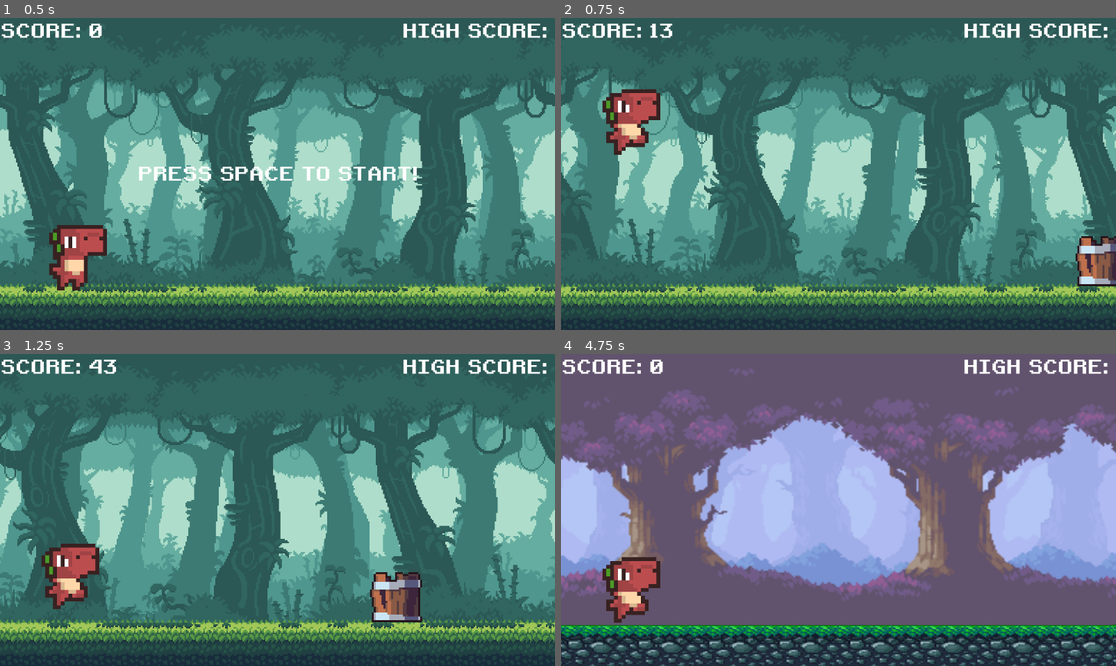
Above: before the commit, frames 1-4 (two rows, left to right).
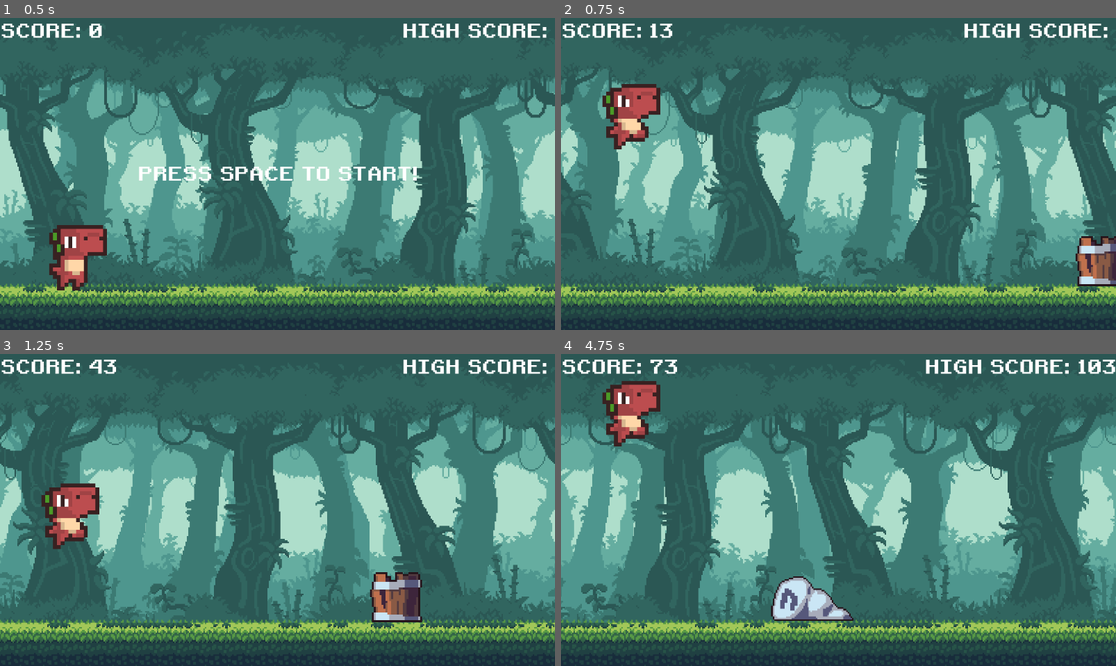
Above: after the commit, the same moments.

Repository: teachermanjeff/redplatformer2025
Game: Godot game, scene res://scenes/main.tscn
The game is run twice, just before and just after one commit, with the same random seed, the same clock (stepped at 60 frames per second) and the same inputs.
Inputs (mouse positions are in pixels of both pictures, inside the frame that each line leads up to):
- Up to frame 1 (0.5 s): no input
- Up to frame 2 (0.75 s): tap Space (jump) at 0.5 s; hold Space (jump) from 0.53 s (still down)
- Up to frame 3 (1.25 s): keep holding Space (jump)
- Up to frame 4 (4.75 s): release Space (jump) at 1.28 s; tap Space (jump) at 1.35, 1.52, 1.82, 3.5, 3.6, 3.77, 4.07 s; hold Down (ui_down) 2.03-2.75 s; hold Space (jump) 2.03-2.75 s; click (838, 510) at 2.75 s, where only the run after the commit has a clickable "RESTART"; hold Space (jump) from 4.28 s (still down)

Frame 1 is identical in both runs. In frame 2, 1.1% of the frame differs, in the area x 7-18%, y 21-44%; in frame 3, 3.1%; in frame 4, 95%, in the area x 0-100%, y 0-100%.

Commit message:
new touch screen
I have made another touch screen for the ducking screen so that there are two bottuns for two different actions

Diff:
--- a/project.godot
+++ b/project.godot
@@ -26,6 +26,11 @@
 "events": [Object(InputEventKey,"resource_local_to_scene":false,"resource_name":"","device":0,"window_id":0,"alt_presse …(189 unchanged characters)…
 ]
 }
+duck={
+"deadzone": 0.2,
+"events": [Object(InputEventKey,"resource_local_to_scene":false,"resource_name":"","device":0,"window_id":0,"alt_pressed":false,"shift_pressed":false,"ctrl_pressed":false,"meta_pressed":false,"pressed":false,"keycode":0,"physical_keycode":4194322,"key_label":0,"unicode":0,"location":0,"echo":false,"script":null)
+]
+}
 
 [input_devices]
 
--- a/scenes/bird.tscn
+++ b/scenes/bird.tscn
@@ -57,9 +57,9 @@
 autoplay = "flying"
 
 [node name="CollisionShape2D" type="CollisionShape2D" parent="."]
-position = Vector2(-40, -10)
+position = Vector2(-39, 1)
 shape = SubResource("RectangleShape2D_fqt42")
 
 [node name="CollisionShape2D2" type="CollisionShape2D" parent="."]
-position = Vector2(16, -20)
+position = Vector2(20, 10)
 shape = SubResource("CapsuleShape2D_s8m3f")
--- a/scenes/dino.gd
+++ b/scenes/dino.gd
@@ -1,6 +1,6 @@
 extends CharacterBody2D
 
-const GRAVITY : int = 5000
+const GRAVITY : int = 4500
 const JUMP_SPEED : int = -1800
 
 # Called every frame. 'delta' is the elapsed time since the previous frame.
@@ -14,7 +14,7 @@
 			if Input.is_action_pressed("jump"):
 				velocity.y = JUMP_SPEED
 				#$JumpSound.play()
-			elif Input.is_action_pressed("ui_down"):
+			elif Input.is_action_pressed("duck"):
 				$AnimatedSprite2D.play("duck")
 				$RunCol.disabled = true
 			else:
--- a/scenes/lvl2.tscn
+++ b/scenes/lvl2.tscn
@@ -76,9 +76,14 @@
 process_mode = 2
 
 [node name="jump botton" type="TouchScreenButton" parent="."]
-position = Vector2(46832, 338)
+position = Vector2(46832, -120)
 shape = SubResource("RectangleShape2D_tefeu")
 action = "jump"
+
+[node name="jump botton2" type="TouchScreenButton" parent="."]
+position = Vector2(46832, 780)
+shape = SubResource("RectangleShape2D_tefeu")
+action = "duck"
 
 [editable path="Bg"]
 [editable path="Ground"]
--- a/scenes/main.gd
+++ b/scenes/main.gd
@@ -139,7 +139,7 @@
 		$HUD.get_node("HighScoreLabel").text = "HIGH SCORE: " + str(high_score / SCORE_MODIFIER)
 
 func change_map():
-	if score > 2500:
+	if score > 25000:
 		get_tree().change_scene_to_file("res://scenes/lvl2.tscn")
 
 func adjust_difficulty():
--- a/scenes/main.tscn
+++ b/scenes/main.tscn
@@ -33,8 +33,13 @@
 process_mode = 2
 
 [node name="jump botton" type="TouchScreenButton" parent="."]
-position = Vector2(46832, 338)
+position = Vector2(46832, -120)
 shape = SubResource("RectangleShape2D_tefeu")
 action = "jump"
 
+[node name="jump botton2" type="TouchScreenButton" parent="."]
+position = Vector2(46832, 780)
+shape = SubResource("RectangleShape2D_tefeu")
+action = "duck"
+
 [editable path="HUD"]
